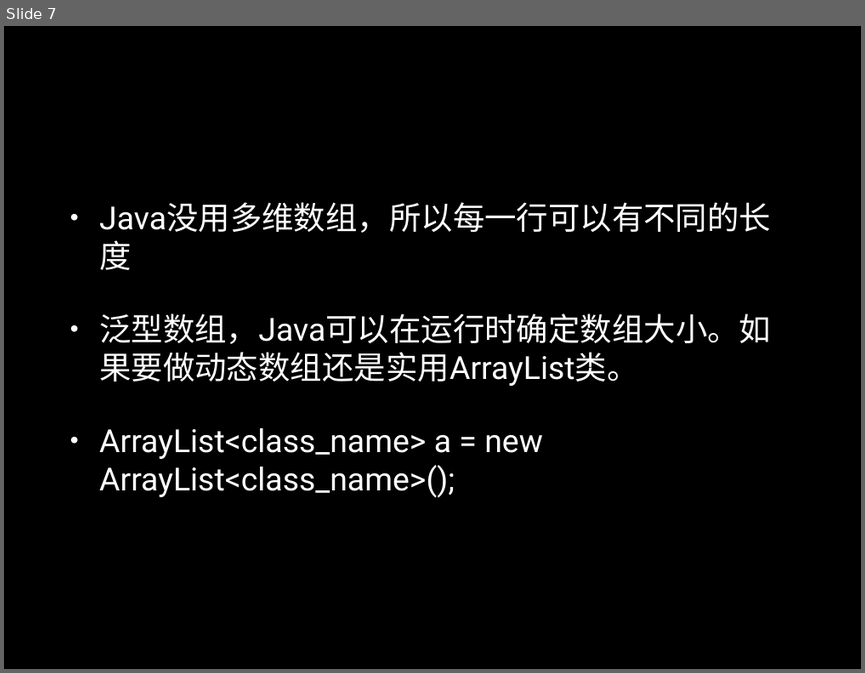
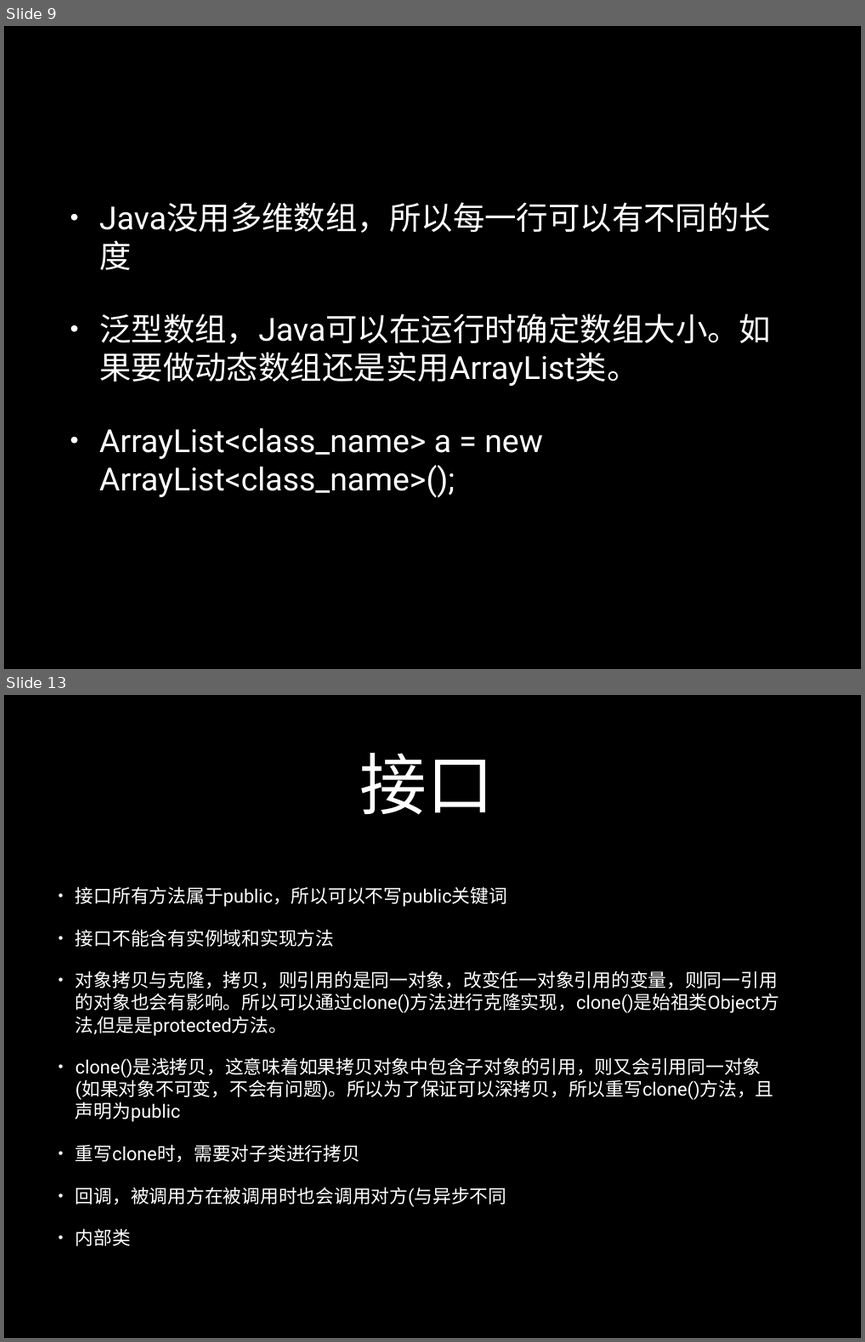
Before and after one commit to luxxxxxx/SummerCamp2016, a slide deck: src/Java/java1.pptx. Shown one above the other, each under a label of ours: slide 7 before the commit, slides 9 and 13 after it; the slides between them are not shown. The pictures are 865x673 and 865x1342 pixels, drawn with LibreOffice and Linux fonts; fonts in the diff are those of the drawing. Boxes give left, top, right and bottom in pixels: in the first picture for what was removed or moved away, otherwise in the second. Text is boxed around its words. In the diff, an @@ line names an element or a change of style, - is before the commit and + after.

```diff
--- a/src/Java/java1.pptx
+++ b/src/Java/java1.pptx
@@ slide 13 added at bbox=[4, 695, 861, 1338], background #000000 @@
@@ title added at bbox=[359, 753, 493, 815], 80 pt, text #FFFFFF @@
+接口
@@ text added at bbox=[75, 886, 779, 1246], 22 pt, text #FFFFFF @@
+• 接口所有方法属于public，所以可以不写public关键词
+• 接口不能含有实例域和实现方法
+• 对象拷贝与克隆，拷贝，则引用的是同一对象，改变任一对象引用的变量，则同一引用的对象也会有影响。所以可以通过clone()方法进行克隆实现，clone()是始祖类Object方法,但是是protected方法。
+• clone()是浅拷贝，这意味着如果拷贝对象中包含子对象的引用，则又会引用同一对象(如果对象不可变，不会有问题)。所以为了保证可以深拷贝，所以重写clone()方法，且声明为public
+• 重写clone时，需要对子类进行拷贝
+• 回调，被调用方在被调用时也会调用对方(与异步不同
+• 内部类
@@ what was slide 7 is now slide 9 @@
```
Also in this commit, not shown: 6 slides changed, 9 other slides added, 1 other file.
